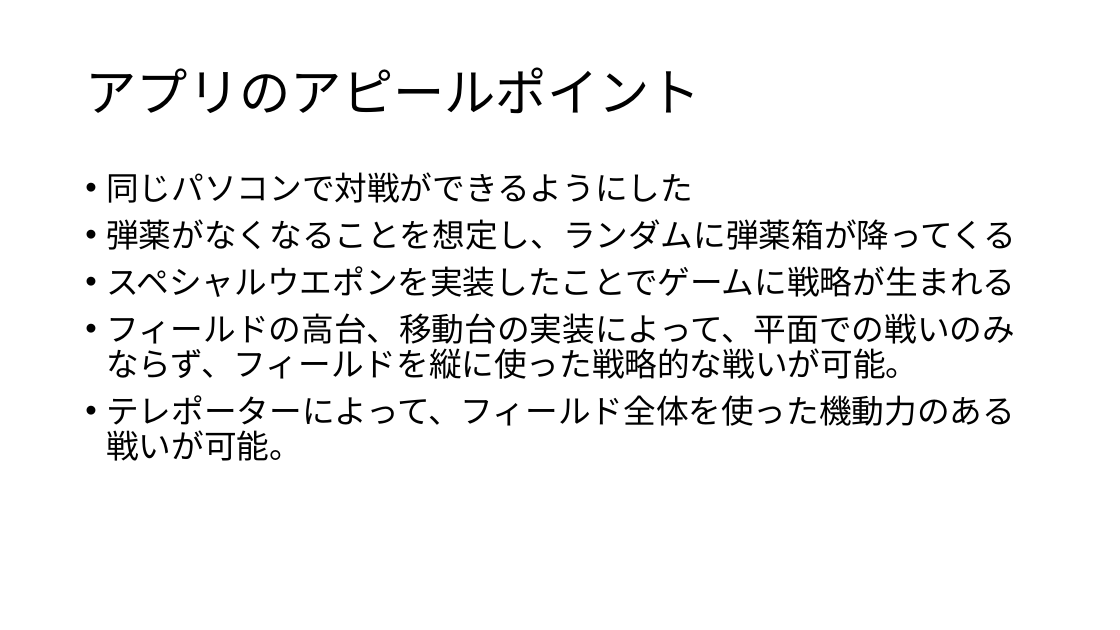
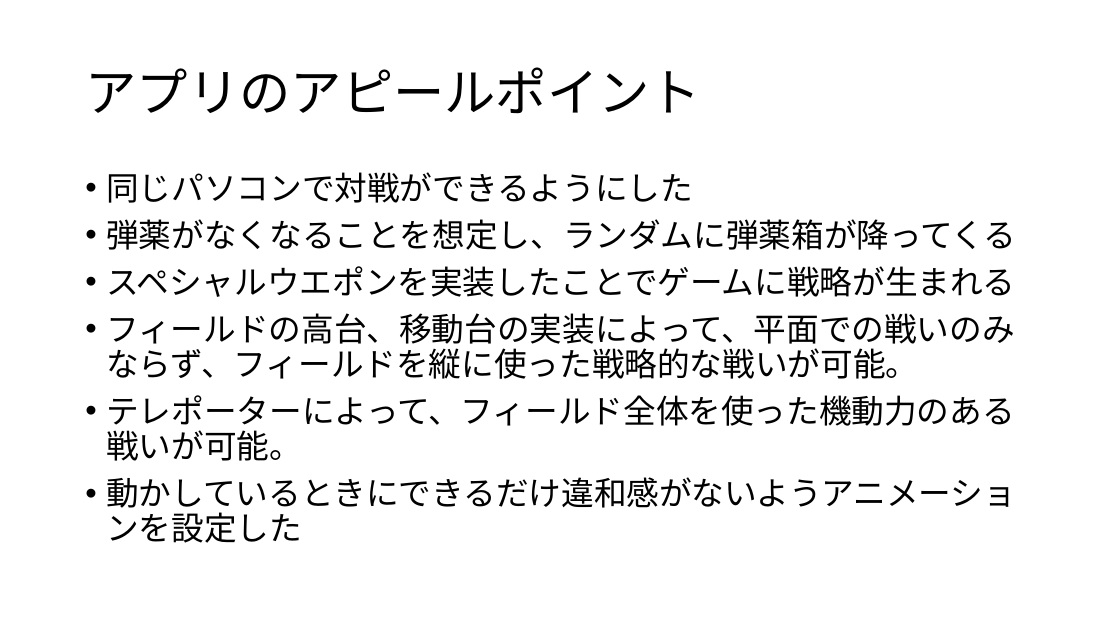
Before and after one commit to CGInteractive2018/CG_Interactive, a slide deck: slide 14 of Unityによるゲーム開発.pptx (slide 9 before the commit). Drawn at 1120x630 pixels with LibreOffice and Linux fonts; fonts in the diff are those of the drawing. Boxes give left, top, right and bottom in pixels: in the first picture for what was removed or moved away, otherwise in the second. Text is boxed around its words. In the diff, an @@ line names an element or a change of style, - is before the commit and + after.

```diff
--- a/Unityによるゲーム開発.pptx
+++ b/Unityによるゲーム開発.pptx
@@ text at <box>106,477,1016,543</box>: paragraph added @@
+• 動かしているときにできるだけ違和感がないようアニメーションを設定した
```
Also in this commit, not shown: 2 other slides changed, 6 slides added.
